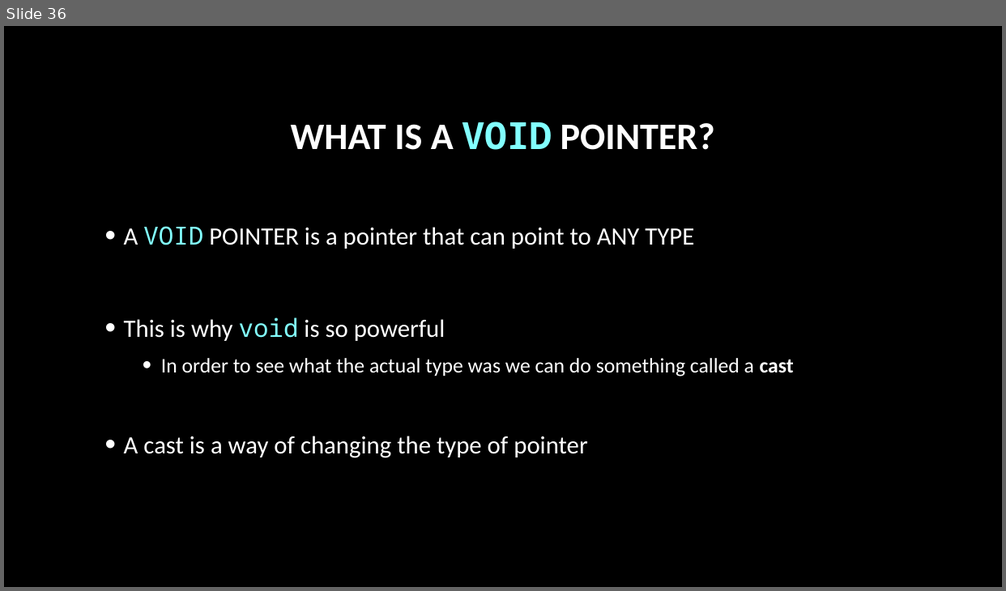
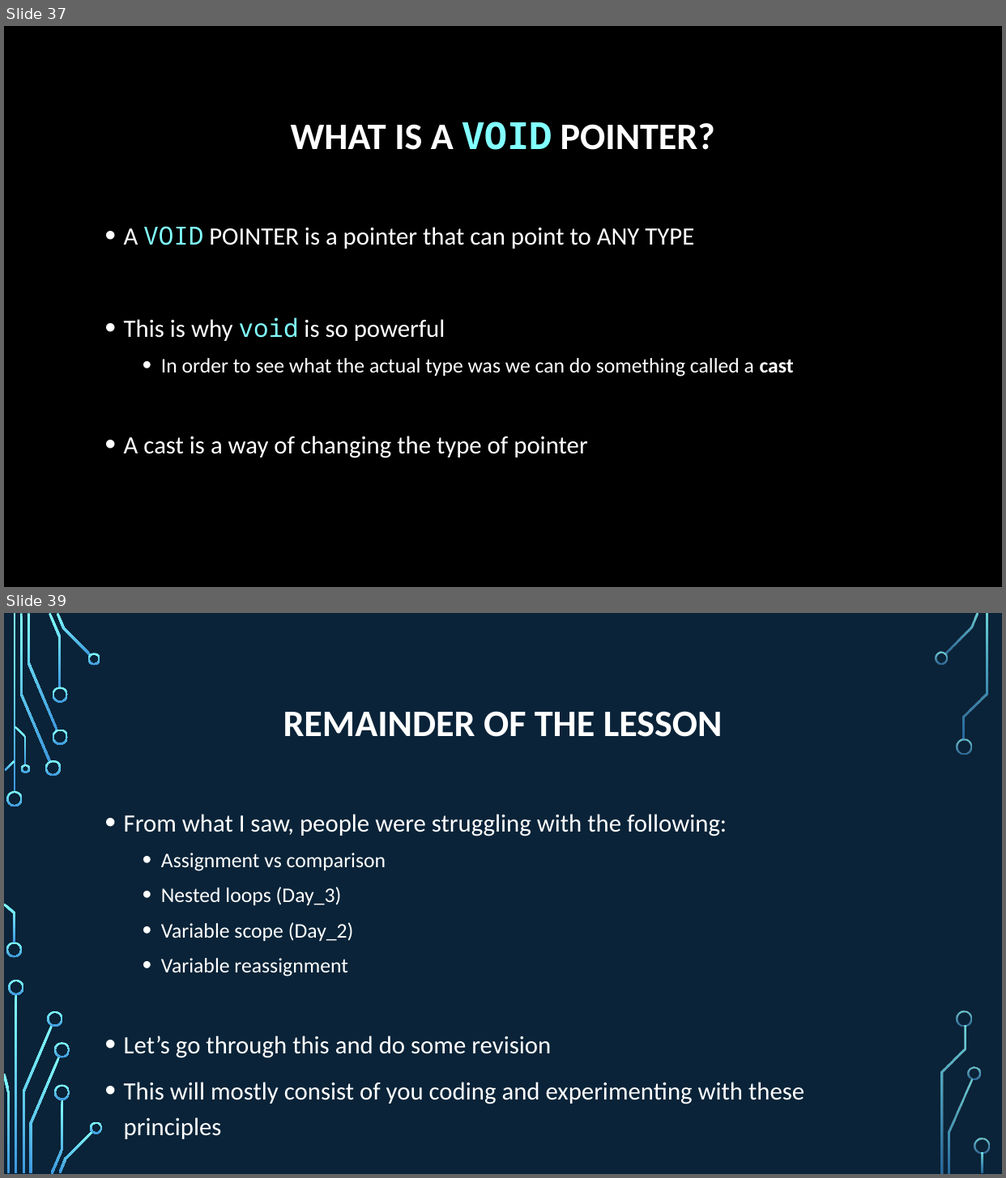
Before and after one commit to psypdt/ZIS_C-_Summer_Course_2019, a slide deck: Day_5/Day_5.pptx. Shown one above the other, each under a label of ours: slide 36 before the commit, slides 37 and 39 after it; the slides between them are not shown. The pictures are 1006x591 and 1006x1178 pixels, drawn with LibreOffice and Linux fonts; fonts in the diff are those of the drawing; background and template pictures are left out. Boxes give left, top, right and bottom in pixels: in the first picture for what was removed or moved away, otherwise in the second. Text is boxed around its words. In the diff, an @@ line names an element or a change of style, - is before the commit and + after.

```diff
--- a/Day_5/Day_5.pptx
+++ b/Day_5/Day_5.pptx
@@ slide 39 added at (4, 613, 1002, 1174), background picture (left out) @@
@@ title added at (283, 711, 722, 737), 36 pt, text #FFFFFF, bold @@
+REMAINDER OF THE LESSON
@@ text added at (124, 814, 804, 1139), 24 pt, text #FFFFFF @@
+• From what I saw, people were struggling with the following:
+  • Assignment vs comparison
+  • Nested loops (Day_3)
+  • Variable scope (Day_2)
+  • Variable reassignment
+• Let’s go through this and do some revision
+• This will mostly consist of you coding and experimenting with these principles
@@ group added at (4, 613, 990, 1174): 33 freeform shapes, 3 rectangles @@
@@ what was slide 36 is now slide 37 @@
```
Also in this commit, not shown: 1 slide changed, 1 other slide added.
